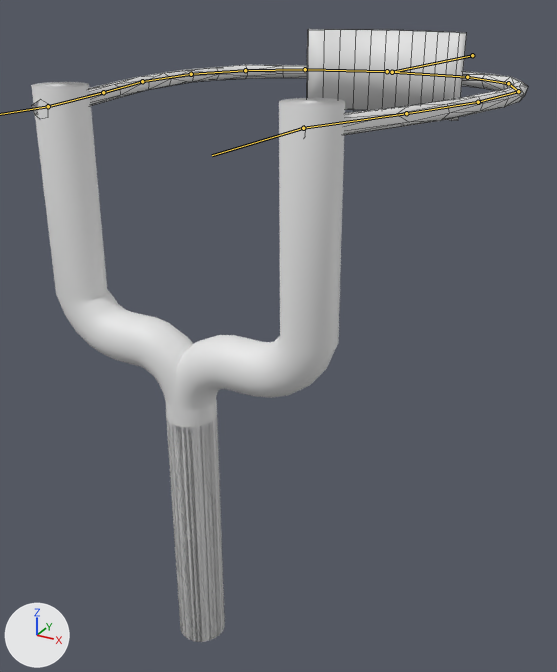
What one commit did to the Blender file 01/Assets/models/keke/slingshot01.blend.
Both versions are drawn from a 50 mm camera at (1.017, -1.394, 1.659) aimed at (-0.047, 0.54, 0.692). Lighting does not change. The marker at lower left points along +X, +Y and +Z. The bones that bend it are drawn over the model as lines. Mesh edges are drawn as thin lines on the coarser meshes.

Objects in the first picture: 'shot_pad', 'slingshot', 'string'.
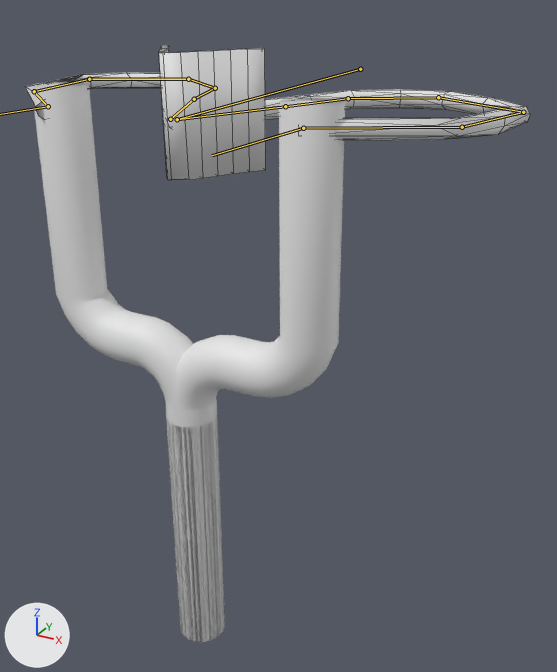
The newer file adds an action. The first version stands in its rest pose; the second is drawn at frame 6 of the action 'fire'.

The change in detail:
Bone 'master' (bone_master) moves from (0.0, 0.0, 0.0) to (0.0, 1.274, 0.032).
Bone 'master' (bone_master) turns from (0, 0, 0) to (-2, 0, 10) degrees about its own x, y and z.

What differs and where, as boxes [x1, y1, x2, y2] in the pictures (557 x 672 px):
'shot_pad', posed (32% narrower, 46% taller): before [307, 29, 466, 121]; after [159, 45, 266, 180]
'string', posed: before [32, 65, 528, 135]; after [25, 73, 530, 140]
bone 'master', root to tip: before (472, 55) to (392, 72); after (360, 69) to (177, 119)
